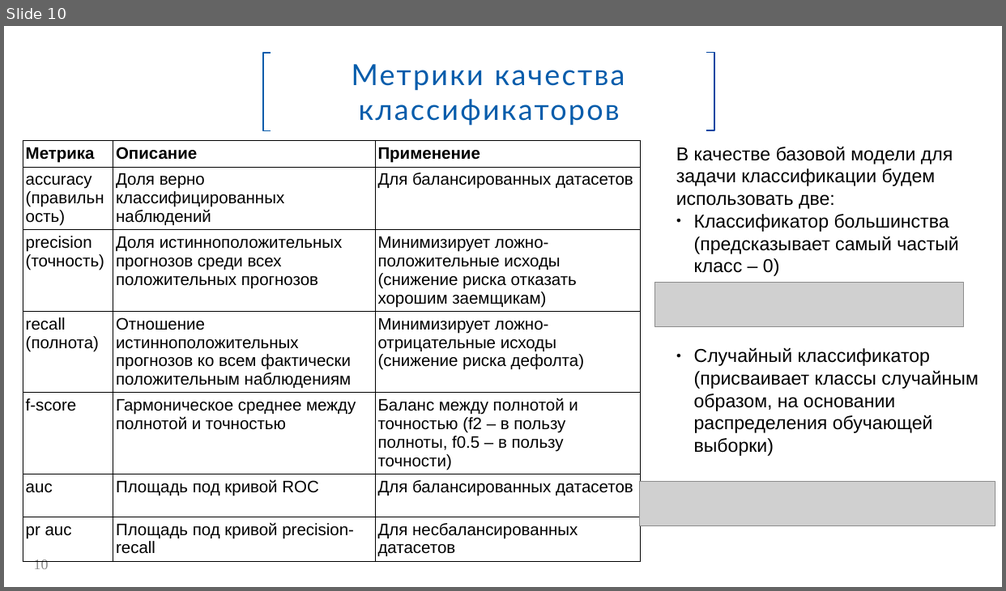
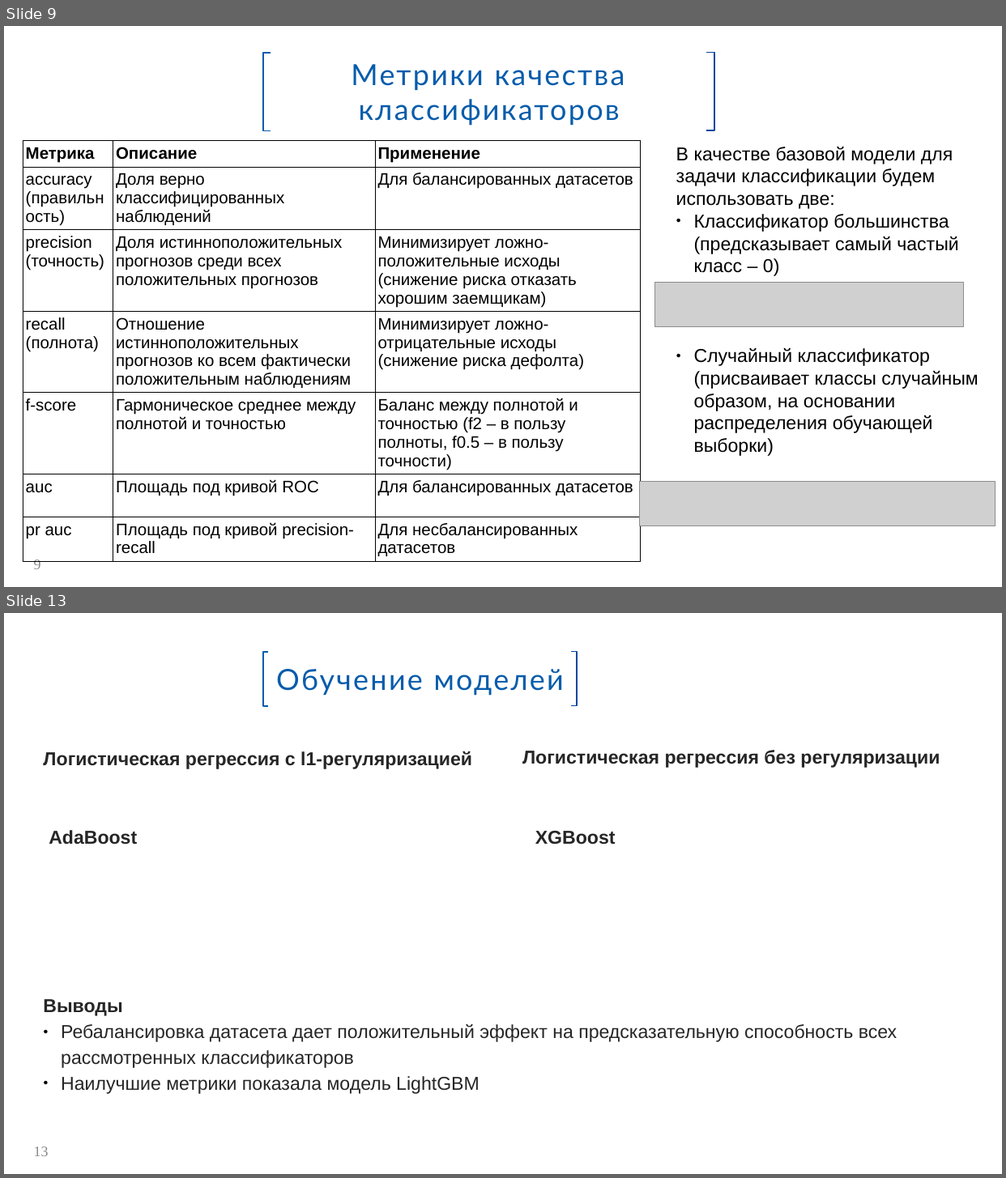
Before and after one commit to Spring-31/HC_default_risk, a slide deck: Прогнозирование вероятности дефолта.pptx. Shown one above the other, each under a label of ours: slide 10 before the commit, slides 9 and 13 after it; the slides between them are not shown. The pictures are 1006x591 and 1006x1178 pixels, drawn with LibreOffice and Linux fonts; fonts in the diff are those of the drawing; grey boxes stand for pictures; background and template pictures are left out. Boxes give left, top, right and bottom in pixels: in the first picture for what was removed or moved away, otherwise in the second. Text is boxed around its words. In the diff, an @@ line names an element or a change of style, - is before the commit and + after.

```diff
--- a/Прогнозирование вероятности дефолта.pptx
+++ b/Прогнозирование вероятности дефолта.pptx
@@ slide 13 added at [4, 613, 1002, 1174], background #FFFFFF @@
@@ rectangle added at [263, 651, 577, 705], fill #FFFFFF, outline #FFFFFF 2 pt, 28 pt, text #065CAB @@
+Обучение моделей
@@ freeform shape added at [263, 652, 268, 706], outline #065CAB 1.3 pt @@
@@ freeform shape added at [571, 651, 577, 705], outline #0046A2 1.3 pt @@
@@ text added at [43, 751, 472, 769], 18 pt, text #262626, bold @@
+Логистическая регрессия с l1-регуляризацией
@@ text added at [522, 750, 940, 768], 18 pt, text #262626, bold @@
+Логистическая регрессия без регуляризации
@@ text added at [49, 830, 137, 845], 18 pt, text #262626, bold @@
+AdaBoost
@@ text added at [535, 831, 616, 845], 18 pt, text #262626, bold @@
+XGBoost
@@ text added at [43, 999, 897, 1094], 18 pt, text #262626 @@
+Выводы
+● Ребалансировка датасета дает положительный эффект на предсказательную способность всех рассмотренных классификаторов
+● Наилучшие метрики показала модель LightGBM
@@ page number added at [34, 1147, 49, 1157], 14 pt, text #898989 @@
+13
@@ what was slide 10 is now slide 9 @@
@@ page number at [34, 560, 41, 570]: text changed @@
-10
+9
```
Also in this commit, not shown: 3 slides changed, 1 other slide added, 2 slides removed, 13 other files.
